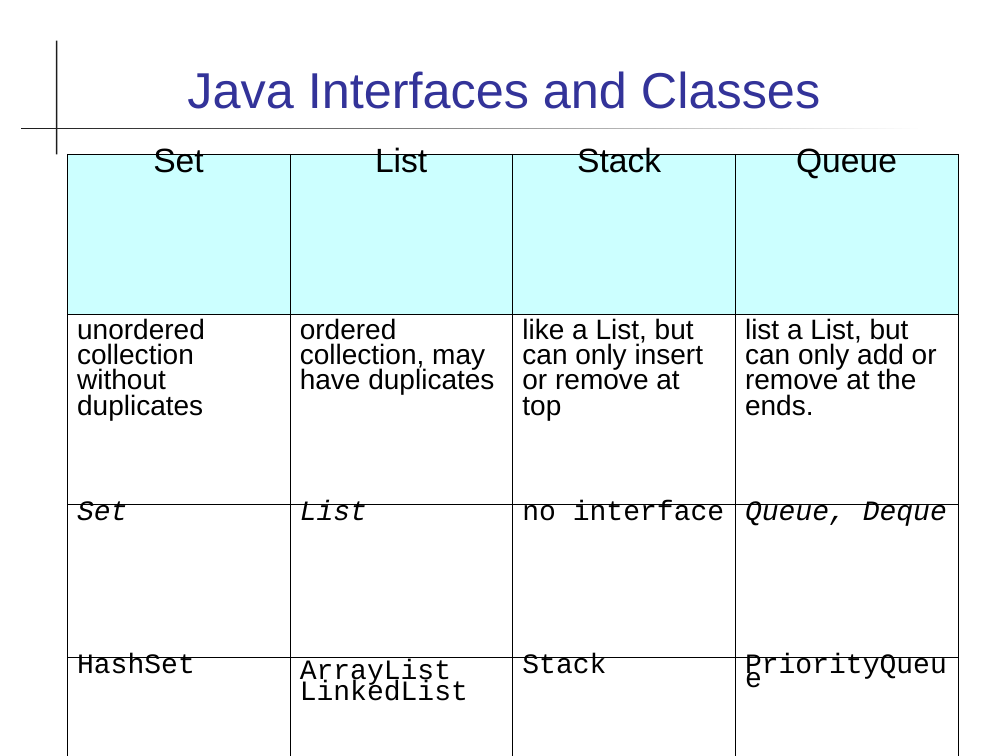
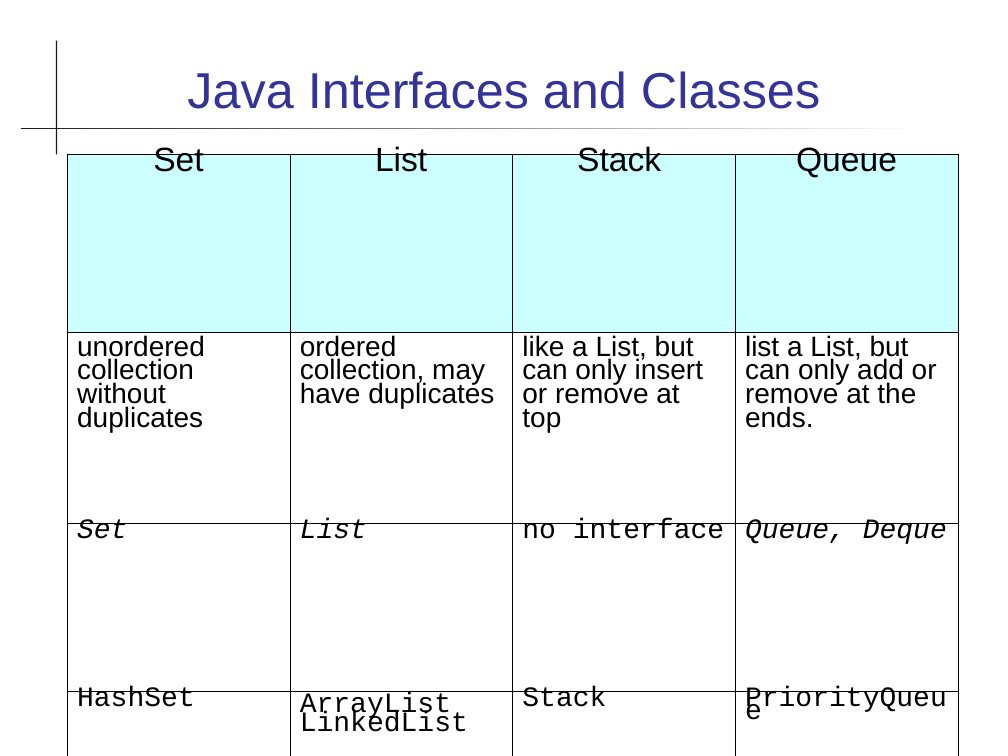
Before and after one commit to skeoop/skeoop.github.io, a slide deck: slide 4 of collections/Collections.ppt. Drawn at 1008x756 pixels with LibreOffice and Linux fonts; fonts in the diff are those of the drawing. Boxes give left, top, right and bottom in pixels: in the first picture for what was removed or moved away, otherwise in the second. Text is boxed around its words. In the diff, an @@ line names an element or a change of style, - is before the commit and + after.

```diff
--- a/collections/Collections.ppt
+++ b/collections/Collections.ppt
@@ table at (68, 154, 959, 756) @@
@@ line spacing 0.46 to 0.43 @@
@@ line spacing 0.81 to 0.76 @@
@@ line spacing 0.44 to 0.41 @@
@@ line spacing 0.66 to 0.62 @@
```
Also in this commit, not shown: 2 other slides changed, 14 other files.
